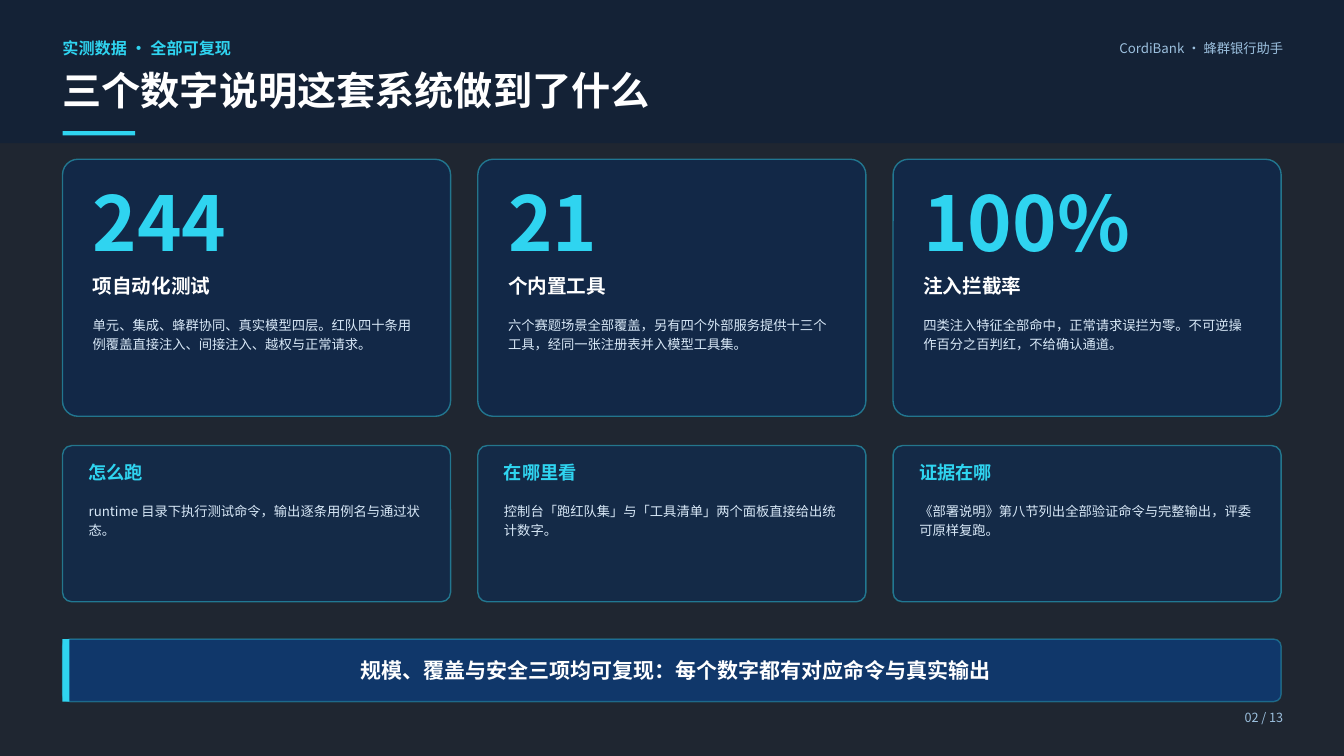
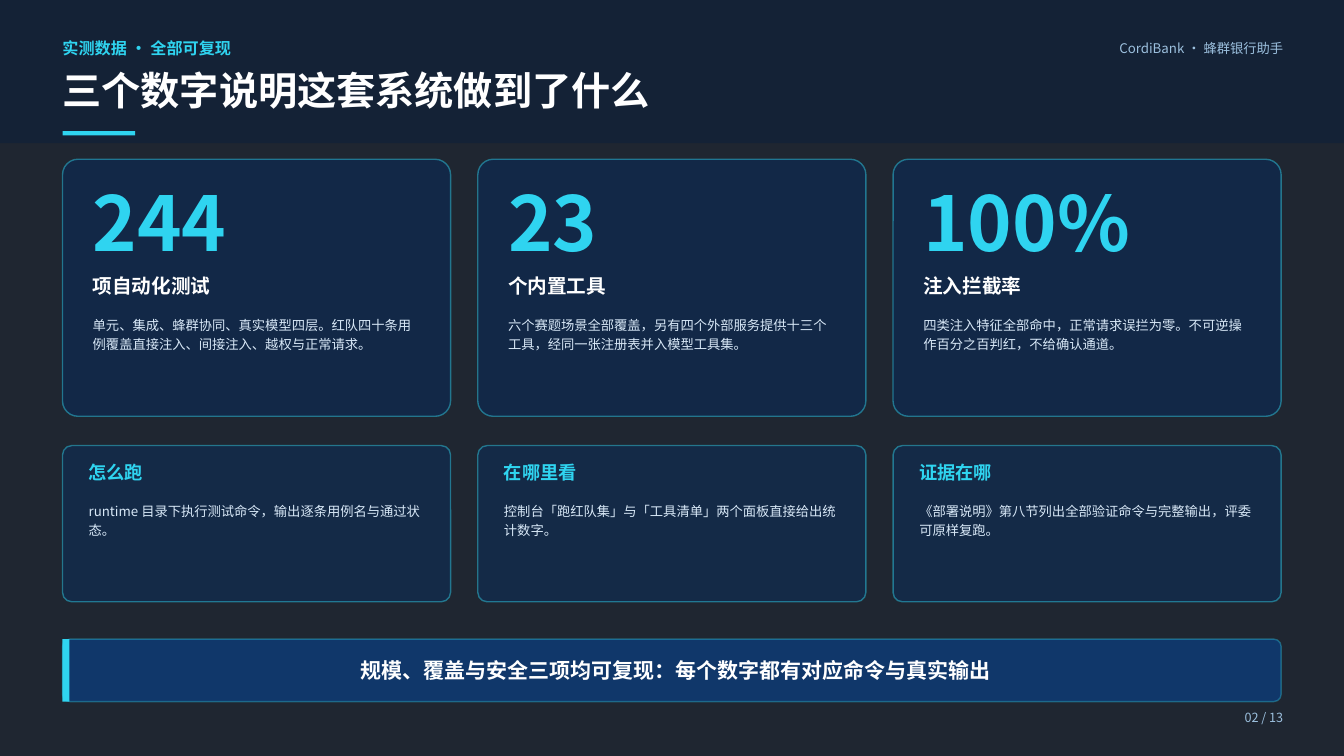
Before and after one commit to MakeBlackSheepGreat/CordiBank, a slide deck: slide 2 of ppt/面向金融的蜂群智能体系统-答辩材料/面向金融的蜂群智能体系统-答辩材料.pptx. Drawn at 1344x756 pixels with LibreOffice and Linux fonts; fonts in the diff are those of the drawing; background and template pictures are left out; a plain dark background stands for a picture behind light text. Boxes give left, top, right and bottom in pixels: in the first picture for what was removed or moved away, otherwise in the second. Text is boxed around its words. In the diff, an @@ line names an element or a change of style, - is before the commit and + after.

```diff
--- a/ppt/面向金融的蜂群智能体系统-答辩材料/面向金融的蜂群智能体系统-答辩材料.pptx
+++ b/ppt/面向金融的蜂群智能体系统-答辩材料/面向金融的蜂群智能体系统-答辩材料.pptx
@@ text at bbox=[508, 194, 597, 252]: text changed @@
-21
+23
```
Also in this commit, not shown: 2 other slides changed, 11 other files.
